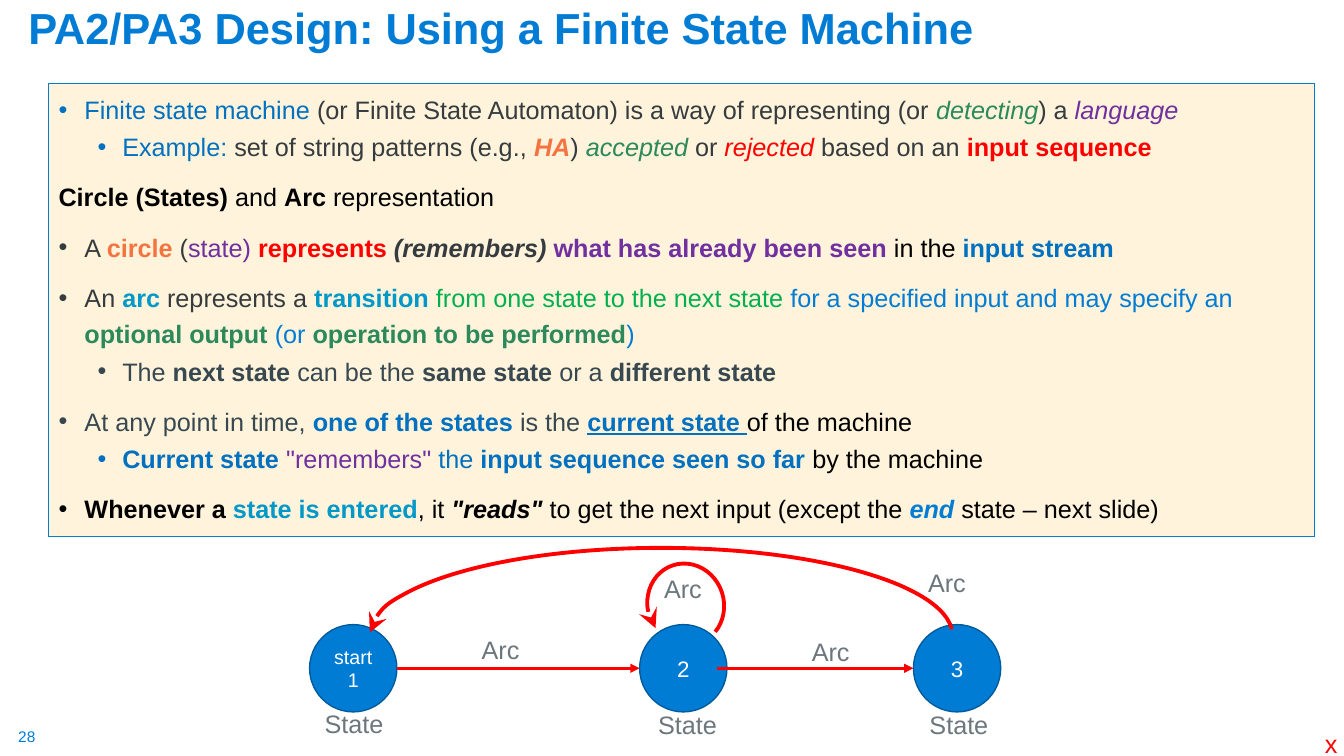
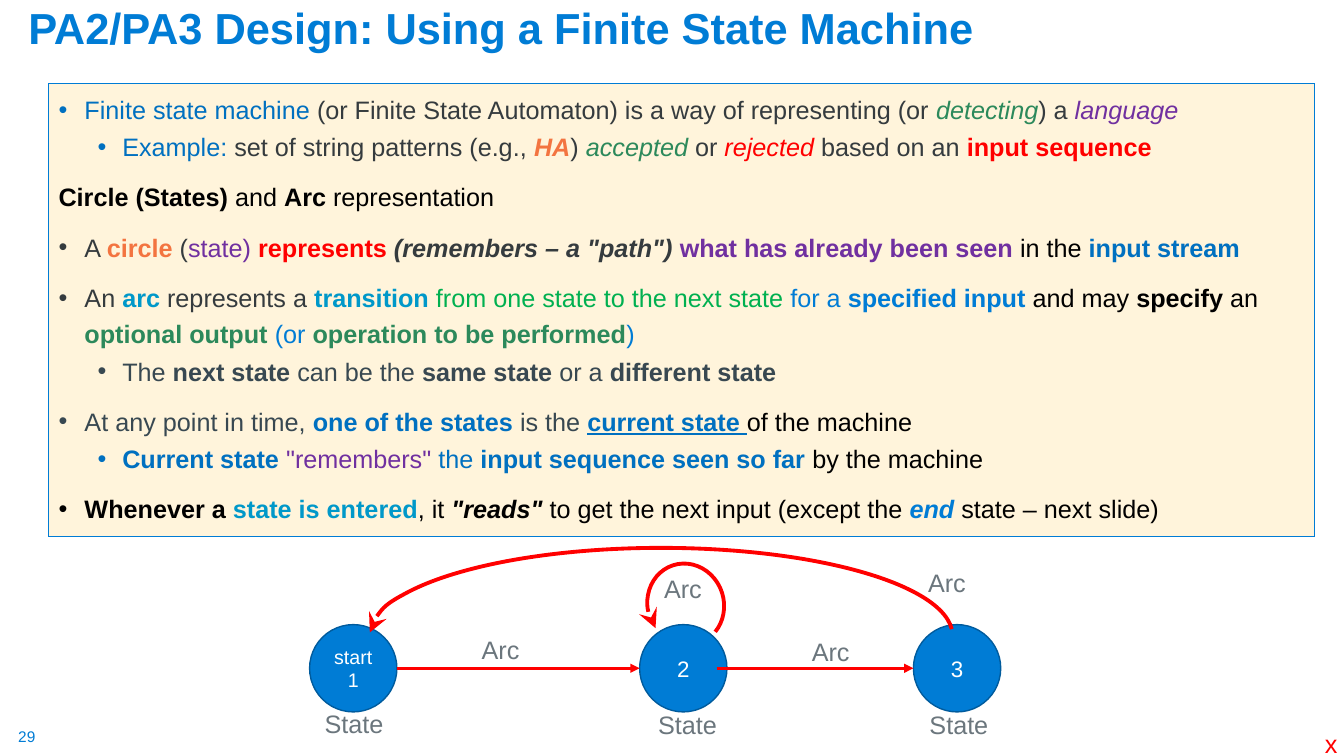
Before and after one commit to cse30-sp24/Muller-Slides, a slide deck: slide 29 of 01-C-Part1.pptx (slide 28 before the commit). Drawn at 1344x756 pixels with LibreOffice and Linux fonts; fonts in the diff are those of the drawing. Boxes give left, top, right and bottom in pixels: in the first picture for what was removed or moved away, otherwise in the second. Text is boxed around its words. In the diff, an @@ line names an element or a change of style, - is before the commit and + after.

```diff
--- a/01-C-Part1.pptx
+++ b/01-C-Part1.pptx
@@ text at (x1=84, y1=238, x2=1240, y2=262): text changed @@
-• A circle (state) represents (remembers) what has already been seen in the input stream
+• A circle (state) represents (remembers – a "path") what has already been seen in the input stream
@@ text at (x1=84, y1=288, x2=1258, y2=349): text colour #007CD5 to #000000 in "and may specify an"; bold on in "specified input specify" @@
```
Also in this commit, not shown: 3 other slides changed, 3 other files.
